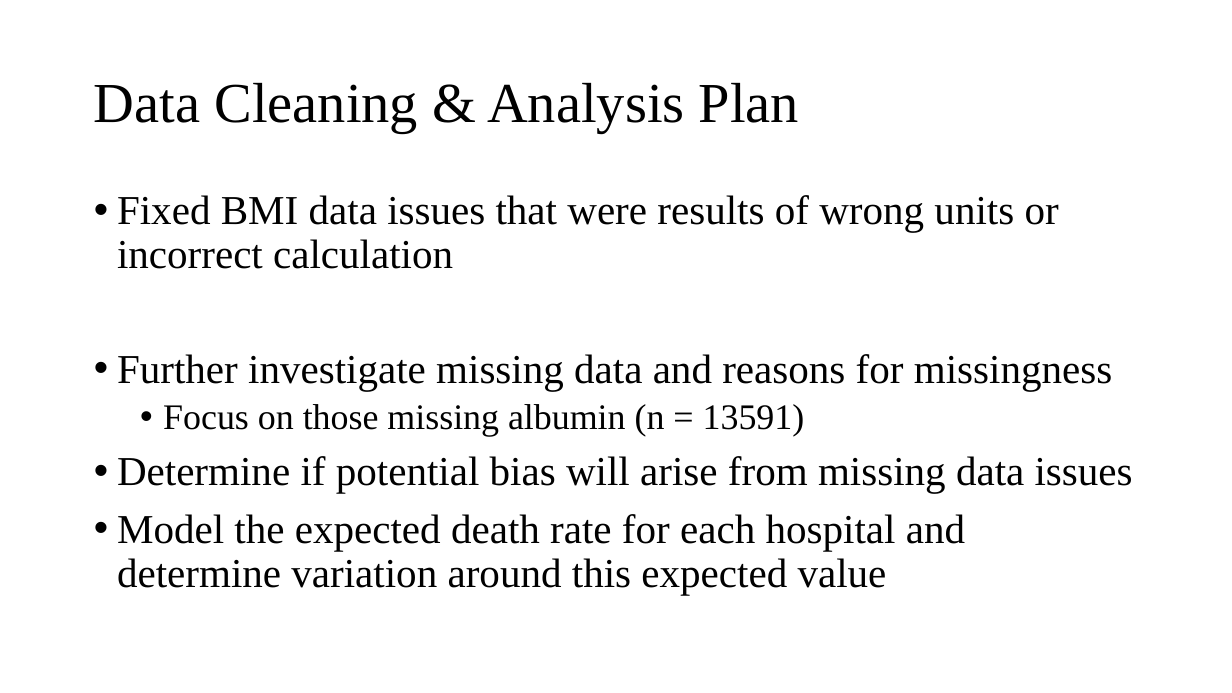
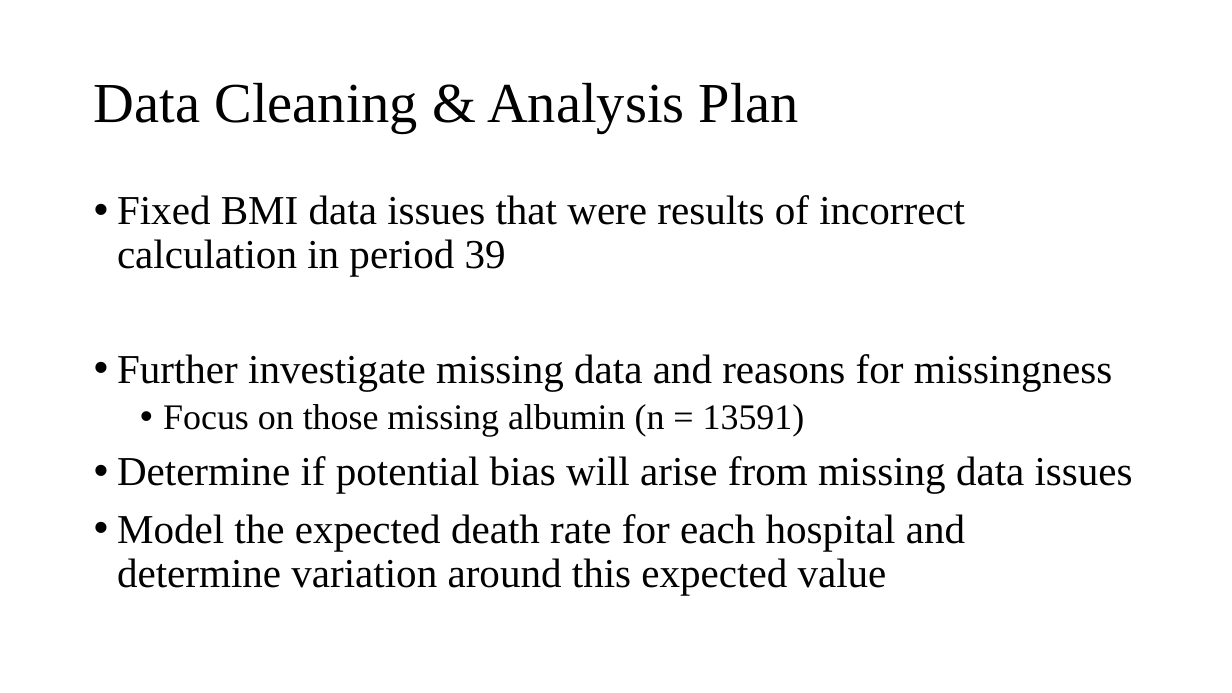
Before and after one commit to johnsra3/bios6623-johnsra3, a slide deck: slide 4 of Project2/Reports/Project 2 Interim Presentation.pptx. Drawn at 1232x693 pixels with LibreOffice and Linux fonts; fonts in the diff are those of the drawing. Boxes give left, top, right and bottom in pixels: in the first picture for what was removed or moved away, otherwise in the second. Text is boxed around its words. In the diff, an @@ line names an element or a change of style, - is before the commit and + after.

```diff
--- a/Project2/Reports/Project 2 Interim Presentation.pptx
+++ b/Project2/Reports/Project 2 Interim Presentation.pptx
@@ text at (x1=117, y1=195, x2=965, y2=276): text changed @@
-• Fixed BMI data issues that were results of wrong units or incorrect calculation
+• Fixed BMI data issues that were results of incorrect calculation in period 39
```
Also in this commit, not shown: 1 other slide changed, 4 other files.
